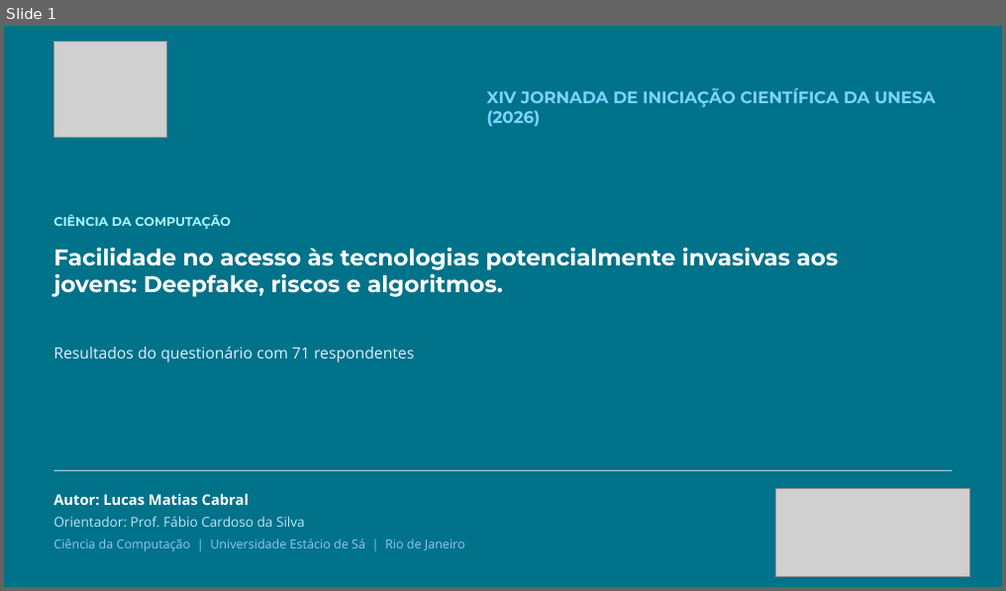
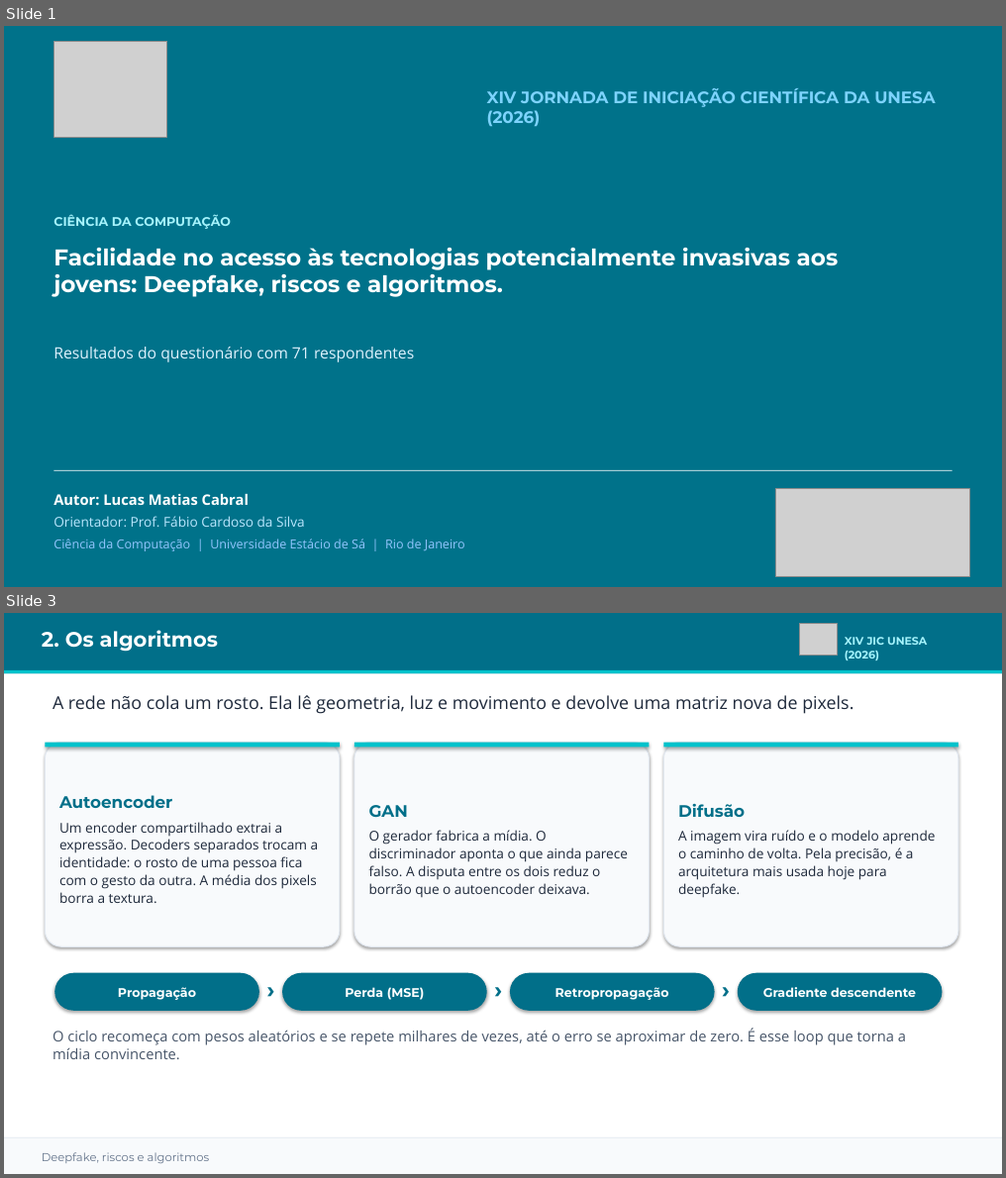
Before and after one commit to matiasmov/matiasmov, a slide deck: apresentacao/JIC_2026_Lucas_Matias_Deepfake.pptx. Shown one above the other, each under a label of ours: slide 1 before the commit, slides 1 and 3 after it; the slides between them are not shown. The pictures are 1006x591 and 1006x1178 pixels, drawn with LibreOffice and Linux fonts; fonts in the diff are those of the drawing; grey boxes stand for pictures; background and template pictures are left out. Boxes give left, top, right and bottom in pixels: in the first picture for what was removed or moved away, otherwise in the second. Text is boxed around its words. In the diff, an @@ line names an element or a change of style, - is before the commit and + after.

```diff
--- a/apresentacao/JIC_2026_Lucas_Matias_Deepfake.pptx
+++ b/apresentacao/JIC_2026_Lucas_Matias_Deepfake.pptx
@@ slide 3 added at bbox=[4, 613, 1002, 1174], background #FFFFFF @@
@@ rectangle added at bbox=[4, 613, 1002, 673], fill #016F89 @@
@@ text added at bbox=[42, 630, 218, 652], 20 pt, text #FFFFFF, bold @@
+2. Os algoritmos
@@ picture added at bbox=[800, 624, 838, 656] @@
@@ text added at bbox=[845, 637, 927, 661], 10.5 pt, text #A5F3FC, bold @@
+XIV JIC UNESA (2026)
@@ rectangle added at bbox=[4, 670, 1002, 673], fill #00C2CB @@
@@ text added at bbox=[53, 695, 853, 714], 17 pt, text #1E293B @@
+A rede não cola um rosto. Ela lê geometria, luz e movimento e devolve uma matriz nova de pixels.
@@ rounded rectangle added at bbox=[46, 743, 341, 947], fill #F8FAFC, outline #E2E8F0 1 pt, 13 pt, text #1E293B @@
+Autoencoder
+Um encoder compartilhado extrai a expressão. Decoders separados trocam a identidade: o rosto de uma pessoa fica com o gesto da outra. A média dos pixels borra a textura.
@@ rectangle added at bbox=[46, 743, 341, 747], fill #00C2CB @@
@@ rounded rectangle added at bbox=[354, 743, 649, 947], fill #F8FAFC, outline #E2E8F0 1 pt, 13 pt, text #1E293B @@
+GAN
+O gerador fabrica a mídia. O discriminador aponta o que ainda parece falso. A disputa entre os dois reduz o borrão que o autoencoder deixava.
@@ rectangle added at bbox=[354, 743, 649, 747], fill #00C2CB @@
@@ rounded rectangle added at bbox=[663, 743, 958, 947], fill #F8FAFC, outline #E2E8F0 1 pt, 13 pt, text #1E293B @@
+Difusão
+A imagem vira ruído e o modelo aprende o caminho de volta. Pela precisão, é a arquitetura mais usada hoje para deepfake.
@@ rectangle added at bbox=[663, 743, 958, 747], fill #00C2CB @@
@@ rounded rectangle added at bbox=[54, 973, 259, 1011], fill #016F89, 12 pt, text #FFFFFF, bold @@
+Propagação
@@ text added at bbox=[256, 978, 285, 1006], 22 pt, text #016F89, bold @@
+›
@@ rounded rectangle added at bbox=[282, 973, 487, 1011], fill #016F89, 12 pt, text #FFFFFF, bold @@
+Perda (MSE)
@@ text added at bbox=[484, 978, 513, 1006], 22 pt, text #016F89, bold @@
+›
@@ rounded rectangle added at bbox=[510, 973, 715, 1011], fill #016F89, 12 pt, text #FFFFFF, bold @@
+Retropropagação
@@ text added at bbox=[712, 978, 741, 1006], 22 pt, text #016F89, bold @@
+›
@@ rounded rectangle added at bbox=[738, 973, 943, 1011], fill #016F89, 12 pt, text #FFFFFF, bold @@
+Gradiente descendente
@@ text added at bbox=[53, 1028, 906, 1059], 14 pt, text #475569 @@
+O ciclo recomeça com pesos aleatórios e se repete milhares de vezes, até o erro se aproximar de zero. É esse loop que torna a mídia convincente.
@@ rectangle added at bbox=[4, 1138, 1002, 1174], fill #F8FAFC @@
@@ rectangle added at bbox=[4, 1138, 1002, 1139], fill #E2E8F0 @@
@@ text added at bbox=[42, 1153, 210, 1163], 11 pt, text #64748B @@
+Deepfake, riscos e algoritmos
```
Also in this commit, not shown: 5 slides changed, 2 other slides added.
